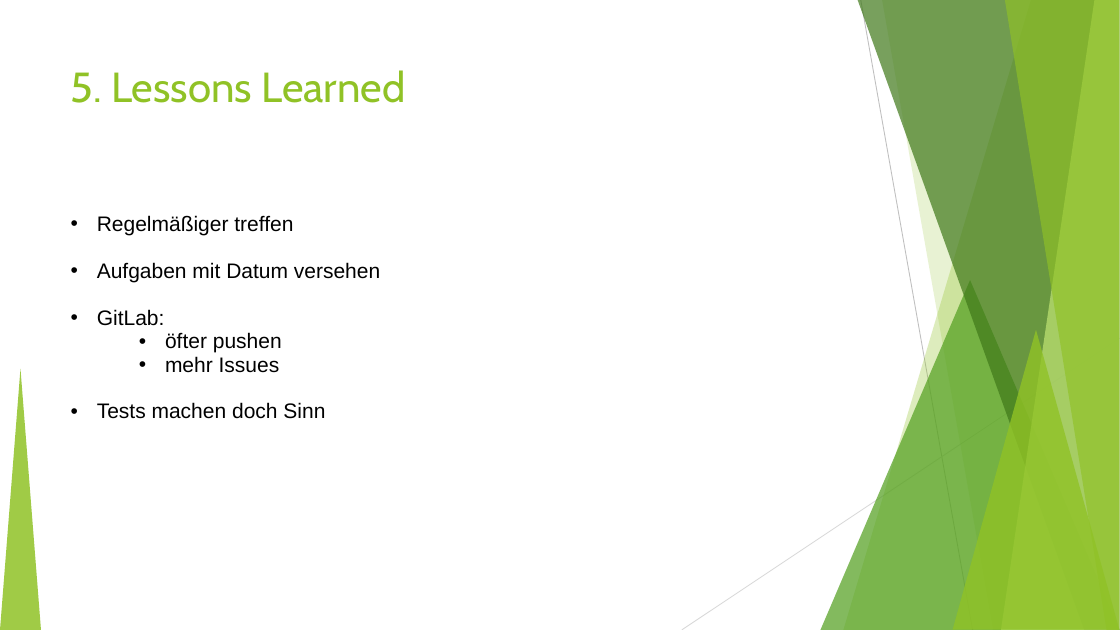
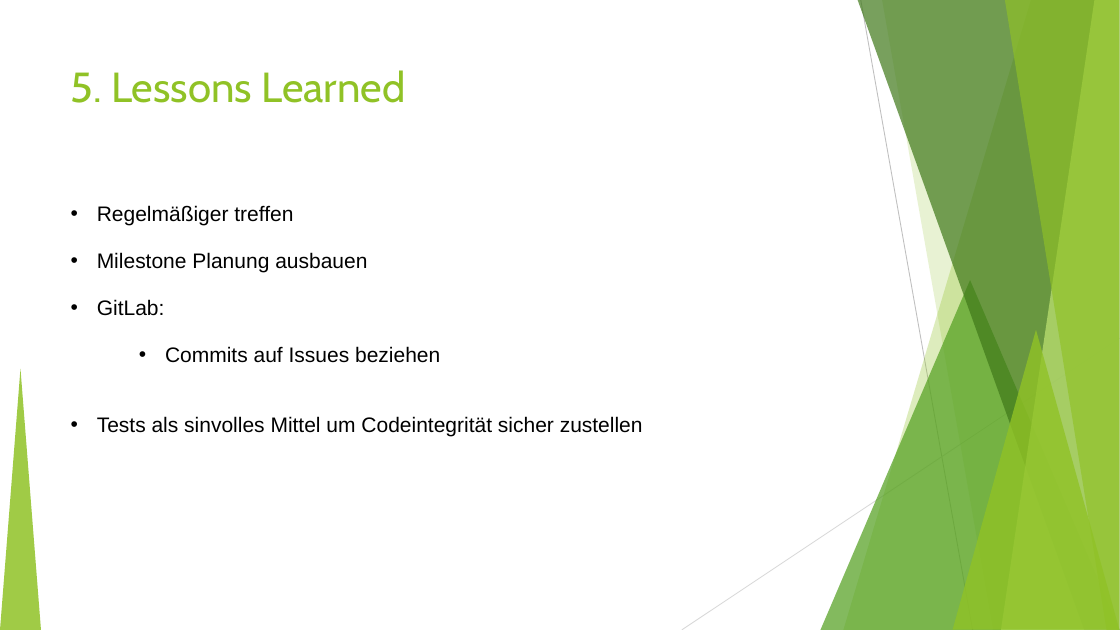
Before and after one commit to fh-erfurt/TravelBuddy-REST, a slide deck: slide 11 of doc/Präsentation/TravelBuddy_1.ppt (slide 7 before the commit). Drawn at 1120x630 pixels with LibreOffice and Linux fonts; fonts in the diff are those of the drawing. Boxes give left, top, right and bottom in pixels: in the first picture for what was removed or moved away, otherwise in the second. Text is boxed around its words. In the diff, an @@ line names an element or a change of style, - is before the commit and + after.

Commit message:
Präsentation

```diff
--- a/doc/Präsentation/TravelBuddy_1.ppt
+++ b/doc/Präsentation/TravelBuddy_1.ppt
@@ text "Regelmäßiger treffen" at (97,205,643,436): vertical alignment middle to top @@
@@ text at (97,252,367,272): text changed @@
-• Aufgaben mit Datum versehen
+• Milestone Planung ausbauen
@@ text at (97,346,643,436): text changed @@
-  • öfter pushen
-  • mehr Issues
-• Tests machen doch Sinn
+  • Commits auf Issues beziehen
+• Tests als sinvolles Mittel um Codeintegrität sicher zustellen
```
Also in this commit, not shown: 4 other slides changed, 5 slides added, 1 slide removed.
